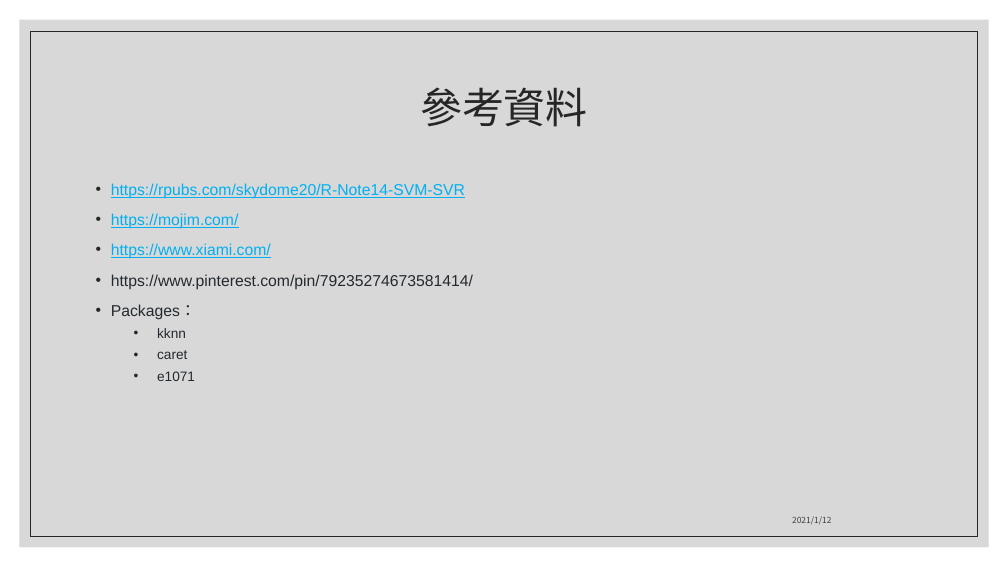
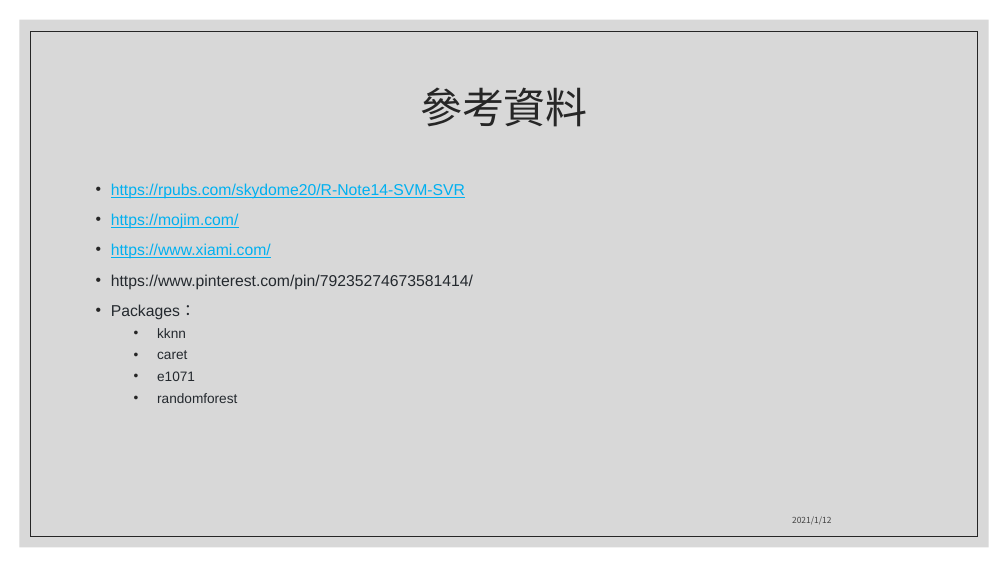
Before and after one commit to 1091-datascience/finalproject-group10, a slide deck: slide 13 of docs/Data Science Final .pptx. Drawn at 1008x567 pixels with LibreOffice and Linux fonts; fonts in the diff are those of the drawing. Boxes give left, top, right and bottom in pixels: in the first picture for what was removed or moved away, otherwise in the second. Text is boxed around its words. In the diff, an @@ line names an element or a change of style, - is before the commit and + after.

Commit message:
update ppt

```diff
--- a/docs/Data Science Final .pptx
+++ b/docs/Data Science Final .pptx
@@ text at [157, 393, 237, 403]: paragraph added @@
+  • randomforest
```
